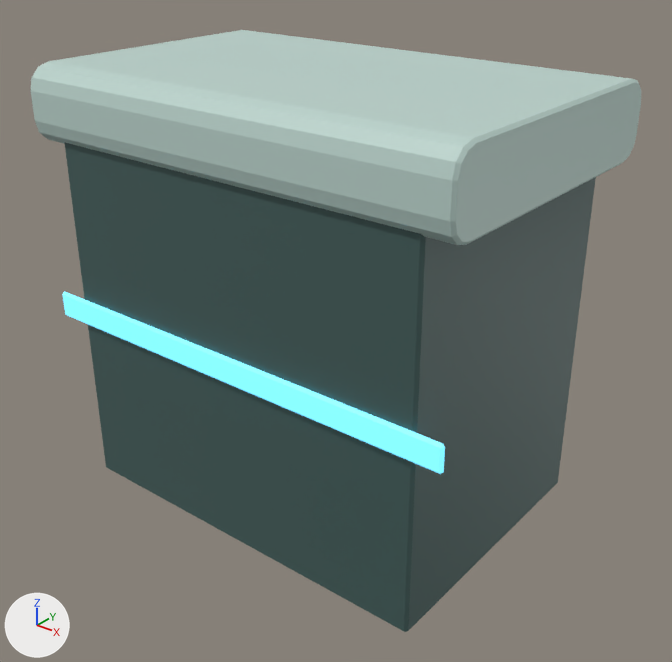
Two versions of the glTF model Assets/TD2/Screen3D/Kit07/celadonlit/Bridge_Deck.gltf, one commit apart.
The view is the same before and after, from a 50 mm camera at (1.158, -1.07, 1.329) aimed at (0.035, 0.333, 0.459). Lighting does not change. The marker at lower left points along +X, +Y and +Z. The older version comes first.

The first picture shows 'Bridge_Deck_baked'.
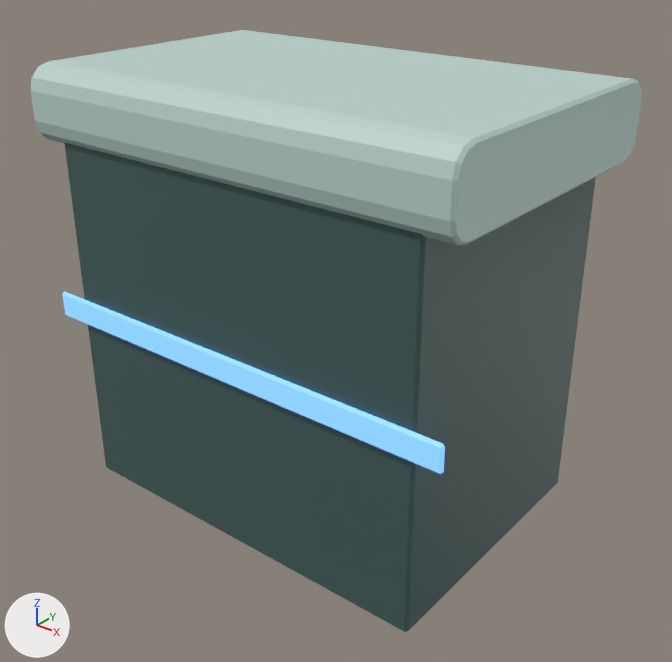
Pixel boxes (x1, y1, x2, y2) of what changed, in the pictures (672 x 662 px):
'Bridge_Deck_baked', recoloured (cyan to blue): (62, 291, 448, 477) in both

The edits, one by one:
Material 'K07E_celadon_link_light' (mat_k07e_celadon_link_light) changes colour from cyan #6fd3f2 to blue #73abff; in linear values from (0.159, 0.651, 0.888) to (0.171, 0.406, 1.0).
In material 'K07E_celadon_link_light' (mat_k07e_celadon_link_light), emission_color goes from (0.159, 0.651, 0.888) (cyan #6fd3f2) to (0.171, 0.406, 1.0) (blue #73abff).
